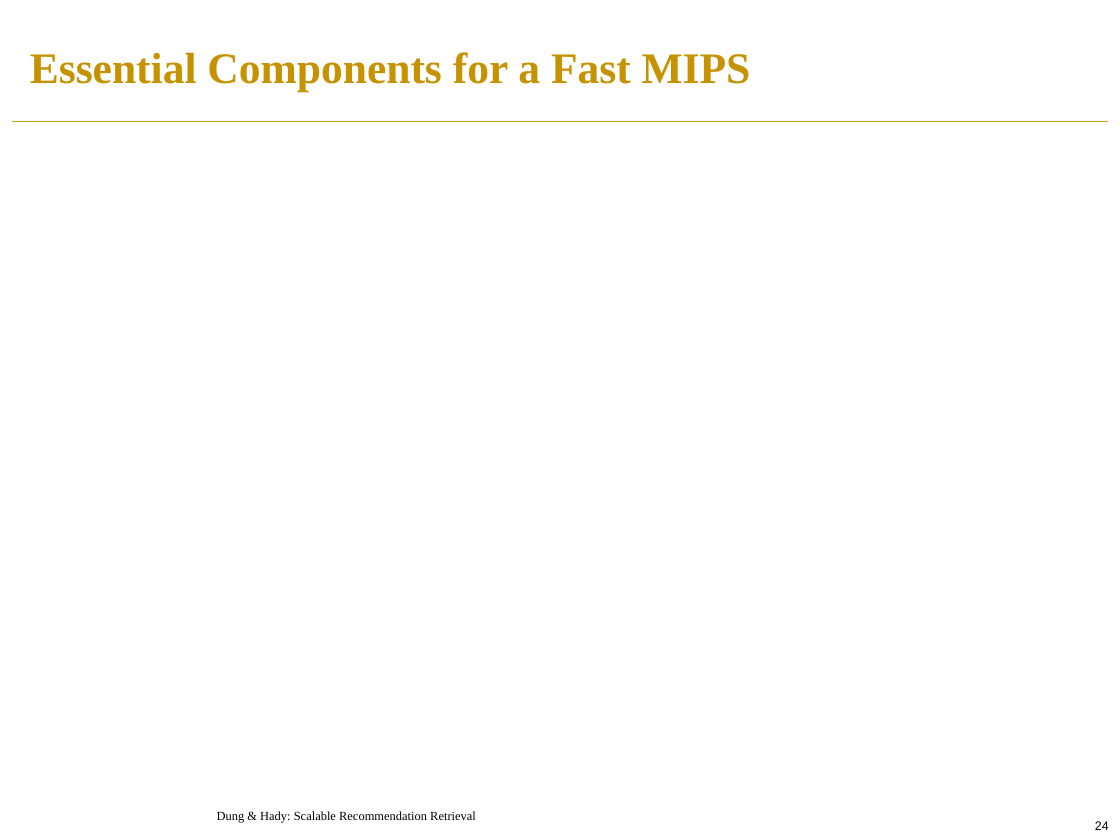
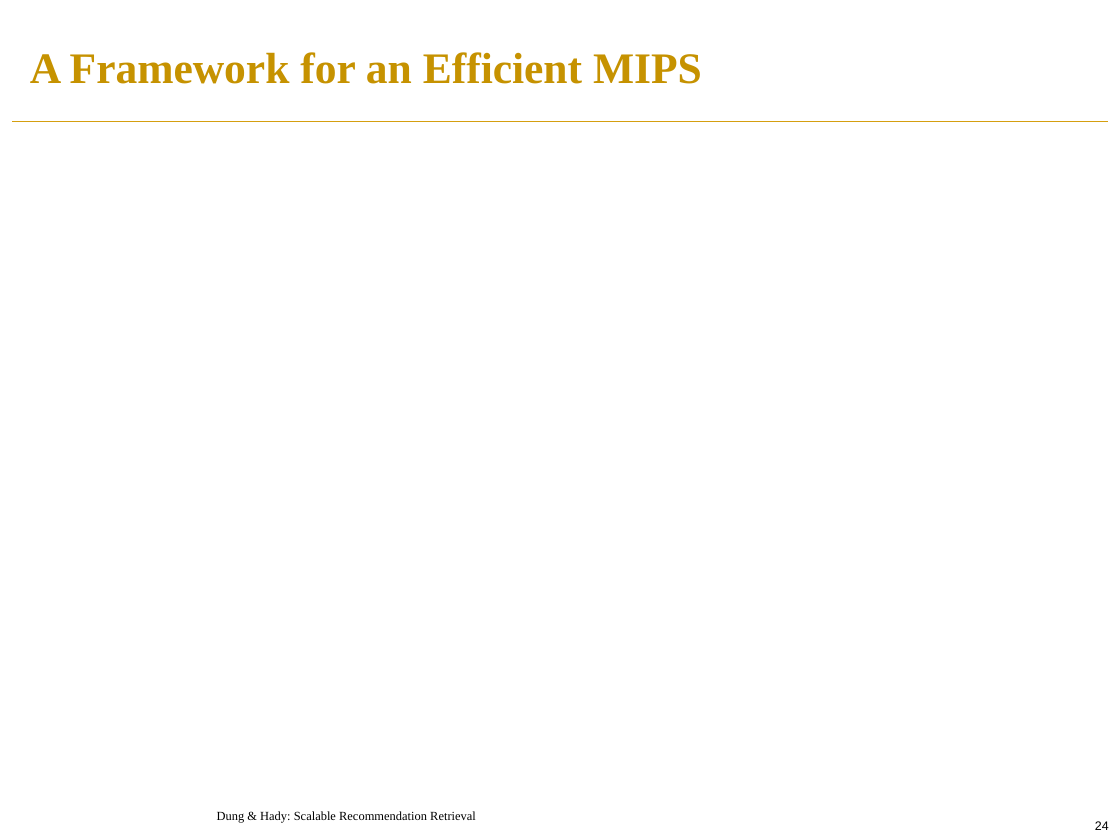
Before and after one commit to PreferredAI/recommendation-retrieval, a slide deck: slide 24 of slides/aaai19-tutorial.pptx. Drawn at 1120x840 pixels with LibreOffice and Linux fonts; fonts in the diff are those of the drawing; grey boxes stand for pictures; background and template pictures are left out. Boxes give left, top, right and bottom in pixels: in the first picture for what was removed or moved away, otherwise in the second. Text is boxed around its words. In the diff, an @@ line names an element or a change of style, - is before the commit and + after.

```diff
--- a/slides/aaai19-tutorial.pptx
+++ b/slides/aaai19-tutorial.pptx
@@ title at [30, 52, 702, 84]: text changed @@
-Essential Components for a Fast MIPS
+A Framework for an Efficient MIPS
```
Also in this commit, not shown: 4 other slides changed.
